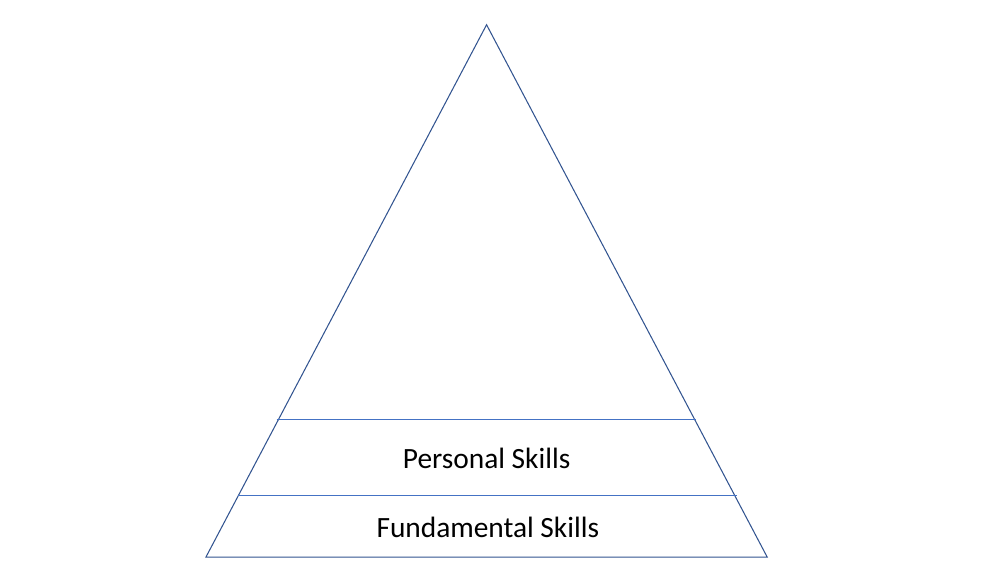
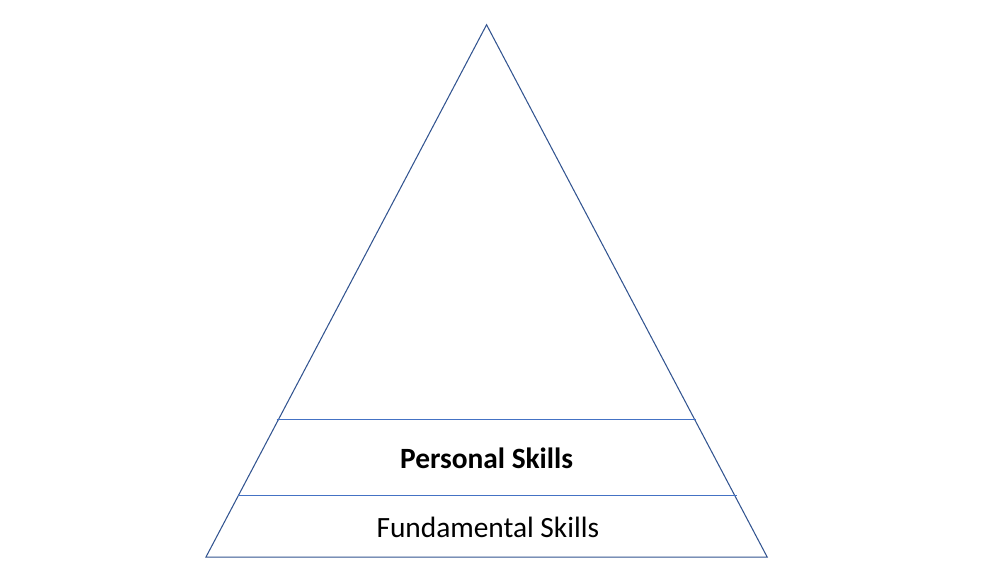
Before and after one commit to VladimirMakarevich/presentations, a slide deck: slide 7 of softskills/self management/self_management.pptx. Drawn at 1008x567 pixels with LibreOffice and Linux fonts; fonts in the diff are those of the drawing. Boxes give left, top, right and bottom in pixels: in the first picture for what was removed or moved away, otherwise in the second. Text is boxed around its words. In the diff, an @@ line names an element or a change of style, - is before the commit and + after.

```diff
--- a/softskills/self management/self_management.pptx
+++ b/softskills/self management/self_management.pptx
@@ text "Personal Skills" at box(400, 447, 573, 469): bold on @@
```
Also in this commit, not shown: 6 other slides changed, 5 slides added.
